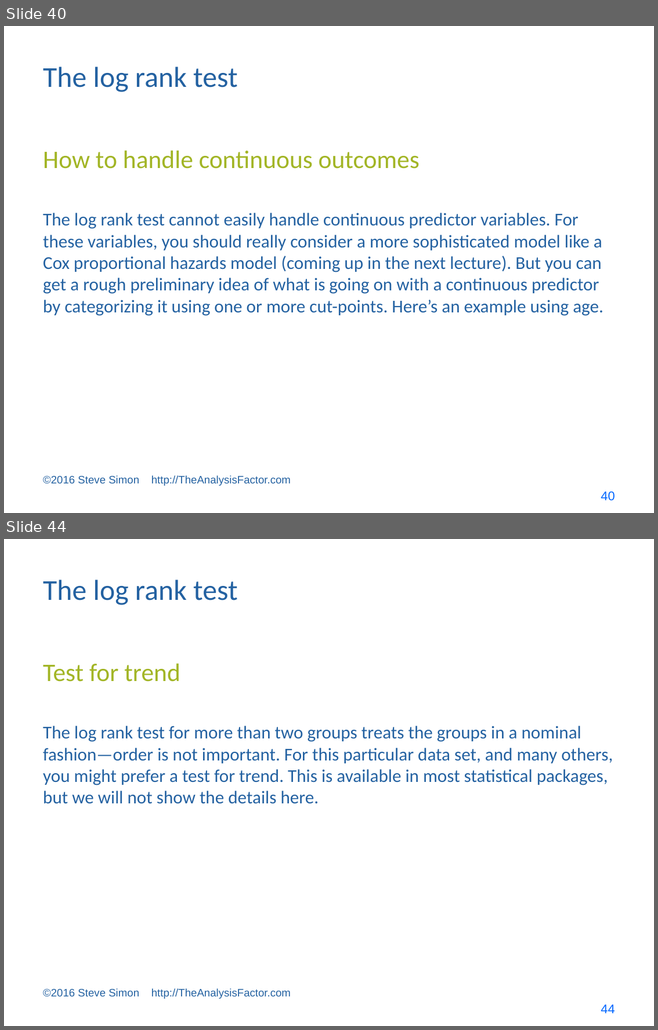
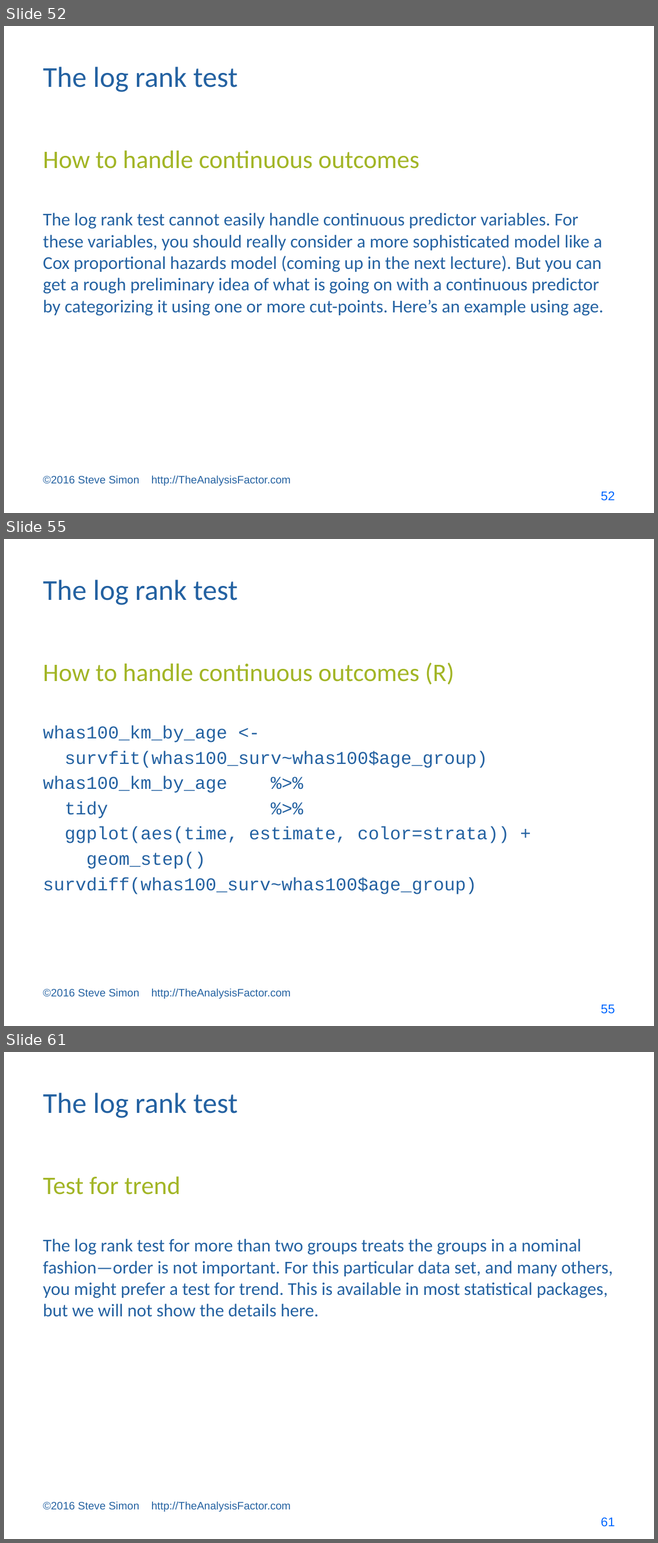
Before and after one commit to pmean/survival-models, a slide deck: bin/survival lecture 1.pptx. Shown one above the other, each under a label of ours: slides 40 and 44 before the commit, slides 52, 55 and 61 after it; the slides between them are not shown. The pictures are 658x1030 and 658x1543 pixels, drawn with LibreOffice and Linux fonts; fonts in the diff are those of the drawing. Boxes give left, top, right and bottom in pixels: in the first picture for what was removed or moved away, otherwise in the second. Text is boxed around its words. In the diff, an @@ line names an element or a change of style, - is before the commit and + after.

```diff
--- a/bin/survival lecture 1.pptx
+++ b/bin/survival lecture 1.pptx
@@ slide 55 added at (x1=4, y1=539, x2=654, y2=1026), background #FFFFFF @@
@@ title added at (x1=43, y1=580, x2=237, y2=605), 32 pt, text #2361A1 @@
+The log rank test
@@ text added at (x1=43, y1=663, x2=454, y2=685), 28 pt, text #A2B525 @@
+How to handle continuous outcomes (R)
@@ text added at (x1=43, y1=726, x2=509, y2=895), 20 pt, text #2361A1 @@
+whas100_km_by_age <-
+survfit(whas100_surv~whas100$age_group)
+whas100_km_by_age %>%
+tidy %>%
+ggplot(aes(time, estimate, color=strata)) +
+geom_step()
+survdiff(whas100_surv~whas100$age_group)
@@ text added at (x1=43, y1=988, x2=291, y2=999), 12 pt, text #2361A1 @@
+©2016 Steve Simon http://TheAnalysisFactor.com
@@ page number added at (x1=600, y1=1005, x2=614, y2=1014), 14 pt, text #0066FF @@
+55
@@ what was slide 40 is now slide 52 @@
@@ page number at (x1=600, y1=491, x2=614, y2=501): text changed @@
-40
+52
@@ what was slide 44 is now slide 61 @@
@@ page number at (x1=600, y1=1517, x2=614, y2=1527): text changed @@
-44
+61
```
Also in this commit, not shown: 14 slides changed, 16 other slides added, 9 other files.
